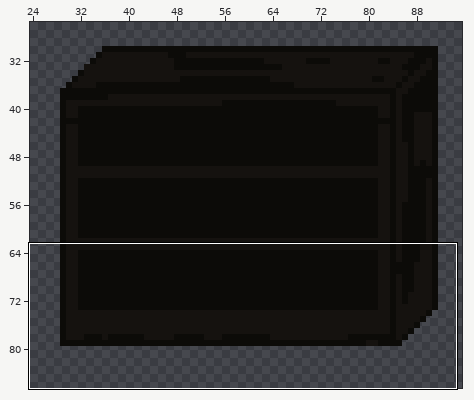
File history of a sprite sheet, assets/assets png/bookshelf.png. The first picture is a wide view before the edit; the outline marks the close-up.
Close-up. Earlier state:
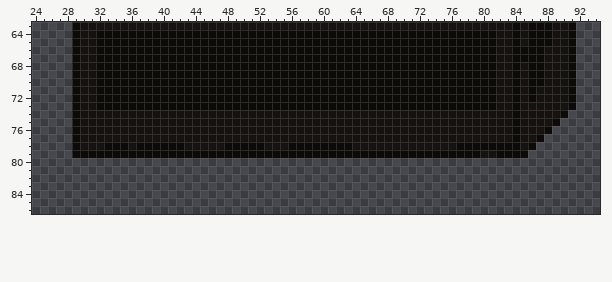
The file is 128x128 pixels. Colours within 5 levels of each other are drawn and written as one. Shown: x 24..94, y 63..86. The wide view leaves out empty margins.
The same view after the edit:
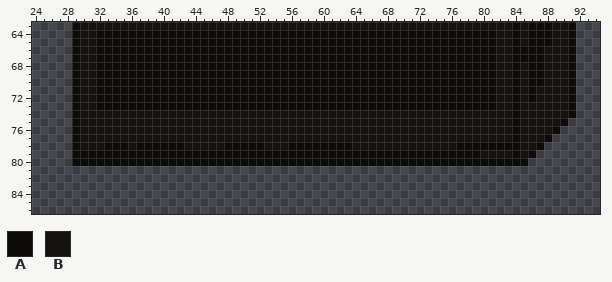
Palette (. is transparent): A #0c0b08  B #15120f
Changes in this commit:
y 74: x 90..91 A. -> BA
y 75: x 89..90 A. -> BA
y 76: x 88..89 A. -> BA
y 77: x 87..88 A. -> BA
y 78: x 86..87 A. -> BA
y 79: x 82..83 AA -> BB; x 85..86 A. -> BA
y 80: x 29..85 ......................................................... -> AAAAAAAAAAAAAAAAAAAAAAAAAAAAAAAAAAAAAAAAAAAAAAAAAAAAAAAAA
